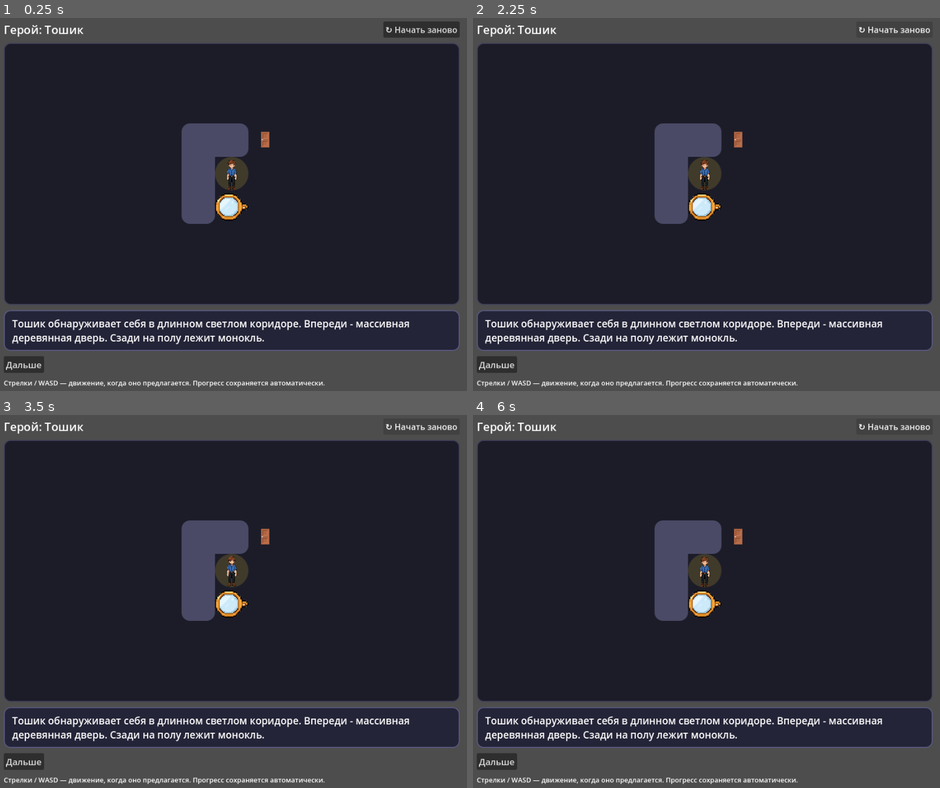
Above: before the commit, frames 1-4 (two rows, left to right).
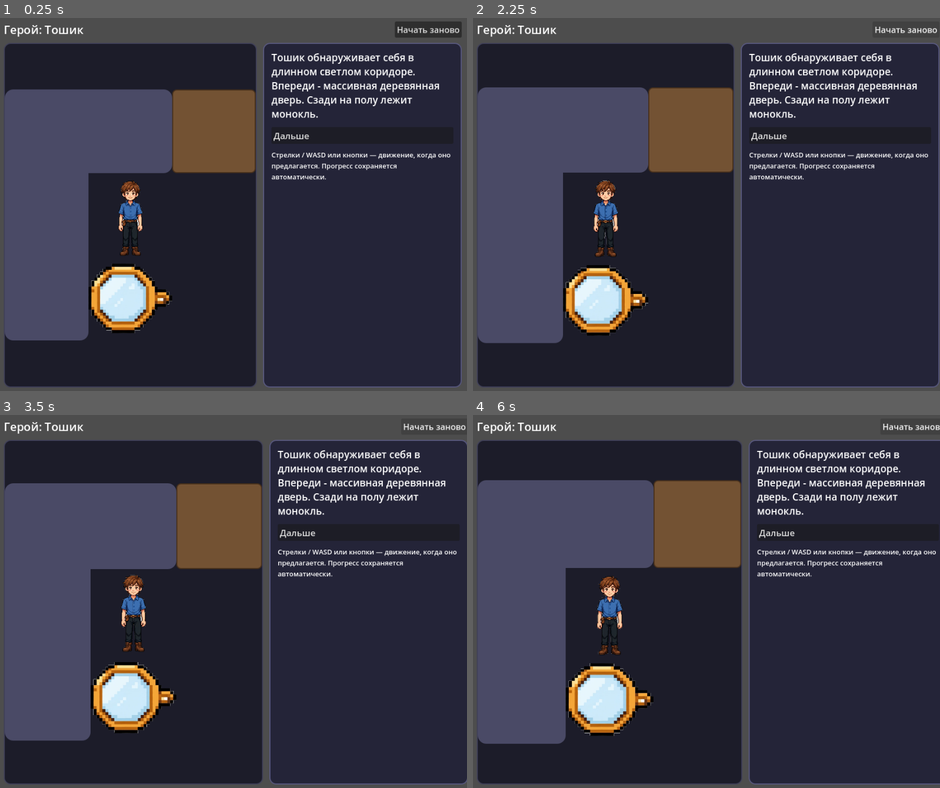
Above: after the commit, the same moments.

Repository: ssokratov/tnquest_godot
Game: Godot game, scene res://scenes/main.tscn
Same seed, same stepped clock (60 frames per second), same inputs: the game is played once before the commit and once after it.
Inputs:
- Up to frame 1 (0.25 s): no input
- Up to frame 2 (2.25 s): click "↻ Начать заново" (after the commit: "Начать заново") at 0.5 s; click "↻ Начать заново" (after the commit: "Начать заново") at 1.25 s; click "↻ Начать заново" (after the commit: "Начать заново") at 2 s
- Up to frame 3 (3.5 s): click "↻ Начать заново" (after the commit: "Начать заново") at 2.75 s
- Up to frame 4 (6 s): click "↻ Начать заново" (after the commit: "Начать заново") at 3.5 s; click "↻ Начать заново" (after the commit: "Начать заново") at 4.25 s; click "↻ Начать заново" (after the commit: "Начать заново") at 5 s; click "↻ Начать заново" (after the commit: "Начать заново") at 5.75 s

The runs differ from the first frame. In frame 1, 41% of the frame differs, in the area x 0-99%, y 0-100%; in frame 2, 42%; in frame 3, 43%; in frame 4, 44%, in the area x 0-100%, y 2-100%.

Commit message:
Fix web UI: sidebar layout, no-emoji chrome, physical WASD, sprite fringe cleanup

Diff:
--- a/scripts/main.gd
+++ b/scripts/main.gd
@@ -1,47 +1,66 @@
 extends Control
 ## UI for the tn2019quest Godot port, indie-quest style.
 ##
-## Layout, top to bottom:
-##   header (hero + restart) | scene panel (tile map) | dialog box |
-##   action chips + D-pad | hint.
+## Layout: header (hero + restart) on top; below it the game row with
+## the scene panel on the left and a sidebar on the right holding the
+## dialog text, answer buttons, inventory/journal buttons and the D-pad.
+## On narrow windows (phones, portrait) the sidebar moves under the
+## scene instead. The scene tiles scale to fill the scene panel, so the
+## sprites stay large on wide windows instead of sitting tiny in the
+## middle of an empty panel.
 ## Dialog photos are NOT a separate element below the text: they open as a
 ## modal card over the scene (dimmed background, image + text + answers
 ## inside the card), so the photo intercepts control until you answer.
 ##
-## Map tiles are drawn as panels (coloured by tile type) with a sprite or
-## an emoji inside. Sprite tiles animate: characters cycle 3 frames,
+## No emoji anywhere in the UI chrome: the web export has no system
+## font fallback, so emoji render as tofu boxes there (desktop builds
+## hide this via system fonts). Arrows are drawn procedurally as icon
+## textures, doors and marks are coloured panels, everything else is
+## plain text. Dialog and answer texts keep their emoji on desktop, but
+## on Web they are stripped (words remain) for the same reason.
+##
+## Map tiles are drawn as panels (coloured by tile type) with a sprite
+## inside. Sprite tiles animate: characters cycle 3 frames,
 ## fire cycles faster. Game logic lives in quest_engine.gd; progress is
 ## saved automatically after every answer (user://tn2019quest_save.json).
-## Controls: click an answer, or arrows / WASD for movement answers.
+## Controls: click an answer, or arrows / WASD for movement answers
+## (physical keys, so WASD also works on a Russian layout).
 
 const QuestEngineScript := preload("res://scripts/quest_engine.gd")
 var engine := QuestEngineScript.new()
 
+var vbox: VBoxContainer
+var game_row: HBoxContainer
 var hero_label: Label
+var scene_panel: PanelContainer
 var scene_grid: GridContainer
-var dialog_panel: PanelContainer
+var sidebar: PanelContainer
 var dialog_label: RichTextLabel
-var actions_box: FlowContainer
-var dpad_panel: PanelContainer
+var answers_box: VBoxContainer
+var dpad_block: VBoxContainer
 var dpad_buttons := {}
 var hint_label: Label
 var modal: Control
 var modal_image: TextureRect
 var modal_text: RichTextLabel
 var modal_answers: VBoxContainer
-var bottom_box: VBoxContainer
 
 var animated_tiles: Array = []
 var anim_time := 0.0
-
-const TILE_SIZE := 64
-const MOVE_LABELS := {
-	"t": "⬆️", "d": "⬇️", "l": "⬅️", "r": "➡️",
-	"i": "💼", "j": "📖",
-}
+var arrow_icons := {}
+var scene_cols := 0
+var scene_rows := 0
+var layout_narrow := false
+var layout_init_done := false
+
+const FALLBACK_CELL := 64
+const MIN_CELL := 40
+const NARROW_WIDTH := 760
+const SIDEBAR_WIDTH := 380
+const MOVE_CODES := ["t", "d", "l", "r", "i", "j"]
 const MOVE_WORDS := {
-	"t": "⬆️ Вверх", "d": "⬇️ Вниз", "l": "⬅️ Влево", "r": "➡️ Вправо",
-	"i": "💼 Инвентарь", "j": "📖 Журнал",
+	"t": "Вверх", "d": "Вниз", "l": "Влево", "r": "Вправо",
+	"i": "Инвентарь", "j": "Журнал",
 }
 const MOVE_KEYS := {
 	KEY_UP: "t", KEY_W: "t",
@@ -107,7 +126,7 @@
 	margin.add_theme_constant_override("margin_bottom", 10)
 	add_child(margin)
 
-	var vbox := VBoxContainer.new()
+	vbox = VBoxContainer.new()
 	vbox.add_theme_constant_override("separation", 10)
 	margin.add_child(vbox)
 
@@ -117,17 +136,25 @@
 	hero_label.add_theme_font_size_override("font_size", 22)
 	header.add_child(hero_label)
 	var reset := Button.new()
-	reset.text = "↻ Начать заново"
+	reset.text = "Начать заново"
 	reset.focus_mode = FOCUS_NONE
 	reset.pressed.connect(_on_reset)
 	header.add_child(reset)
 	vbox.add_child(header)
 
+	# Game row: scene on the left, sidebar on the right (wide windows).
+	game_row = HBoxContainer.new()
+	game_row.add_theme_constant_override("separation", 12)
+	game_row.size_flags_vertical = SIZE_EXPAND_FILL
+	game_row.size_flags_stretch_ratio = 1.2
+	vbox.add_child(game_row)
+
 	# Scene panel.
-	var scene_panel := PanelContainer.new()
+	scene_panel = PanelContainer.new()
+	scene_panel.size_flags_horizontal = SIZE_EXPAND_FILL
 	scene_panel.size_flags_vertical = SIZE_EXPAND_FILL
 	scene_panel.add_theme_stylebox_override("panel", _panel_style(Color(0.11, 0.11, 0.16), Color(0.25, 0.25, 0.35)))
-	vbox.add_child(scene_panel)
+	game_row.add_child(scene_panel)
 	var scene_center := CenterContainer.new()
 	scene_panel.add_child(scene_center)
 	scene_grid = GridContainer.new()
@@ -137,47 +164,68 @@
 	scene_grid.add_theme_constant_override("v_separation", 0)
 	scene_center.add_child(scene_grid)
 
-	# Bottom area (hidden while a photo modal is open).
-	bottom_box = VBoxContainer.new()
-	bottom_box.add_theme_constant_override("separation", 10)
-	vbox.add_child(bottom_box)
-
-	dialog_panel = PanelContainer.new()
-	dialog_panel.add_theme_stylebox_override("panel", _panel_style(Color(0.14, 0.14, 0.22), Color(0.35, 0.35, 0.5)))
-	bottom_box.add_child(dialog_panel)
-	var dialog_margin := MarginContainer.new()
-	dialog_margin.add_theme_constant_override("margin_left", 14)
-	dialog_margin.add_theme_constant_override("margin_right", 14)
-	dialog_margin.add_theme_constant_override("margin_top", 10)
-	dialog_margin.add_theme_constant_override("margin_bottom", 10)
-	dialog_panel.add_child(dialog_margin)
+	# Sidebar (hidden while a photo modal is open): dialog, answers,
+	# inventory/journal buttons, D-pad, hint — all scrollable.
+	sidebar = PanelContainer.new()
+	sidebar.add_theme_stylebox_override("panel", _panel_style(Color(0.14, 0.14, 0.22), Color(0.35, 0.35, 0.5)))
+	sidebar.custom_minimum_size = Vector2(SIDEBAR_WIDTH, 0)
+	sidebar.size_flags_vertical = SIZE_EXPAND_FILL
+	game_row.add_child(sidebar)
+	var sidebar_margin := MarginContainer.new()
+	sidebar_margin.add_theme_constant_override("margin_left", 14)
+	sidebar_margin.add_theme_constant_override("margin_right", 14)
+	sidebar_margin.add_theme_constant_override("margin_top", 12)
+	sidebar_margin.add_theme_constant_override("margin_bottom", 12)
+	sidebar.add_child(sidebar_margin)
+	var sidebar_scroll := ScrollContainer.new()
+	sidebar_scroll.size_flags_horizontal = SIZE_EXPAND_FILL
+	sidebar_scroll.size_flags_vertical = SIZE_EXPAND_FILL
+	sidebar_scroll.horizontal_scroll_mode = ScrollContainer.SCROLL_MODE_DISABLED
+	sidebar_margin.add_child(sidebar_scroll)
+	var sidebar_box := VBoxContainer.new()
+	sidebar_box.size_flags_horizontal = SIZE_EXPAND_FILL
+	sidebar_box.add_theme_constant_override("separation", 12)
+	sidebar_scroll.add_child(sidebar_box)
+
 	dialog_label = RichTextLabel.new()
 	dialog_label.bbcode_enabled = true
 	_set_fit_content(dialog_label)
 	dialog_label.add_theme_font_size_override("normal_font_size", 19)
-	dialog_margin.add_child(dialog_label)
-
-	# Actions (text answers) + D-pad row.
-	var row := HBoxContainer.new()
-	row.add_theme_constant_override("separation", 12)
-	bottom_box.add_child(row)
-	actions_box = FlowContainer.new()
-	actions_box.size_flags_horizontal = SIZE_EXPAND_FILL
-	actions_box.add_theme_constant_override("h_separation", 8)
-	actions_box.add_theme_constant_override("v_separation", 8)
-	row.add_child(actions_box)
-
-	dpad_panel = PanelContainer.new()
-	dpad_panel.add_theme_stylebox_override("panel", _panel_style(Color(0.14, 0.14, 0.22), Color(0.3, 0.3, 0.45), 10))
-	row.add_child(dpad_panel)
+	dialog_label.size_flags_horizontal = SIZE_EXPAND_FILL
+	sidebar_box.add_child(dialog_label)
+
+	answers_box = VBoxContainer.new()
+	answers_box.add_theme_constant_override("separation", 8)
+	answers_box.size_flags_horizontal = SIZE_EXPAND_FILL
+	sidebar_box.add_child(answers_box)
+
+	# D-pad block: inventory/journal as text buttons above the arrow pad.
+	dpad_block = VBoxContainer.new()
+	dpad_block.add_theme_constant_override("separation", 8)
+	dpad_block.size_flags_horizontal = SIZE_EXPAND_FILL
+	sidebar_box.add_child(dpad_block)
+	var inv_row := HBoxContainer.new()
+	inv_row.add_theme_constant_override("separation", 8)
+	dpad_block.add_child(inv_row)
+	for code in ["i", "j"]:
+		var button := Button.new()
+		button.text = MOVE_WORDS[code]
+		button.size_flags_horizontal = SIZE_EXPAND_FILL
+		button.focus_mode = FOCUS_NONE
+		button.add_theme_font_size_override("font_size", 16)
+		button.pressed.connect(_on_move.bind(code))
+		inv_row.add_child(button)
+		dpad_buttons[code] = button
+	var dpad_center := CenterContainer.new()
+	dpad_block.add_child(dpad_center)
 	var dpad := GridContainer.new()
 	dpad.columns = 3
 	dpad.add_theme_constant_override("h_separation", 4)
 	dpad.add_theme_constant_override("v_separation", 4)
-	dpad_panel.add_child(dpad)
-	# Row 1: inventory / up / journal; row 2: left / centre / right;
+	dpad_center.add_child(dpad)
+	# Row 1: (empty) / up / (empty); row 2: left / centre / right;
 	# row 3: (empty) / down / (empty).
-	var dpad_layout := ["i", "t", "j", "l", "", "r", "", "d", ""]
+	var dpad_layout := ["", "t", "", "l", "", "r", "", "d", ""]
 	for code in dpad_layout:
 		if code == "":
 			var spacer := Control.new()
@@ -185,20 +233,119 @@
 			dpad.add_child(spacer)
 		else:
 			var button := Button.new()
-			button.text = MOVE_LABELS[code]
+			button.icon = _arrow_icon(code)
+			button.expand_icon = true
 			button.custom_minimum_size = Vector2(52, 52)
 			button.focus_mode = FOCUS_NONE
-			button.add_theme_font_size_override("font_size", 22)
 			button.pressed.connect(_on_move.bind(code))
 			dpad.add_child(button)
 			dpad_buttons[code] = button
 
 	hint_label = Label.new()
-	hint_label.text = "Стрелки / WASD — движение, когда оно предлагается. Прогресс сохраняется автоматически."
+	hint_label.text = "Стрелки / WASD или кнопки — движение, когда оно предлагается. Прогресс сохраняется автоматически."
+	hint_label.autowrap_mode = TextServer.AUTOWRAP_WORD_SMART
 	hint_label.add_theme_font_size_override("font_size", 13)
-	bottom_box.add_child(hint_label)
+	hint_label.size_flags_horizontal = SIZE_EXPAND_FILL
+	sidebar_box.add_child(hint_label)
 
 	_build_modal()
+	get_viewport().size_changed.connect(_on_viewport_resized)
+	call_deferred("_update_layout_mode")
+	call_deferred("_apply_cell_size")
+
+
+# --- procedural arrow icons (font-independent, so Web never shows tofu) ---
+
+func _in_triangle(px: float, py: float, ax: float, ay: float, bx: float, by: float, cx: float, cy: float) -> bool:
+	var d1 := (px - bx) * (ay - by) - (ax - bx) * (py - by)
+	var d2 := (px - cx) * (by - cy) - (bx - cx) * (py - cy)
+	var d3 := (px - ax) * (cy - ay) - (cx - ax) * (py - ay)
+	var has_neg := (d1 < 0) or (d2 < 0) or (d3 < 0)
+	var has_pos := (d1 > 0) or (d2 > 0) or (d3 > 0)
+	return not (has_neg and has_pos)
+
+
+func _arrow_icon(code: String) -> Texture2D:
+	if code in arrow_icons:
+		return arrow_icons[code]
+	var s := 96
+	var img := Image.create(s, s, false, Image.FORMAT_RGBA8)
+	var col := Color(0.87, 0.89, 0.95, 1)
+	for y in s:
+		for x in s:
+			var inside := false
+			match code:
+				"t":
+					inside = _in_triangle(x, y, 48, 8, 16, 48, 80, 48) or (x >= 38 and x <= 58 and y >= 48 and y <= 88)
+				"d":
+					inside = _in_triangle(x, y, 48, 88, 16, 48, 80, 48) or (x >= 38 and x <= 58 and y >= 8 and y <= 48)
+				"l":
+					inside = _in_triangle(x, y, 8, 48, 48, 16, 48, 80) or (y >= 38 and y <= 58 and x >= 48 and x <= 88)
+				"r":
+					inside = _in_triangle(x, y, 88, 48, 48, 16, 48, 80) or (y >= 38 and y <= 58 and x >= 8 and x <= 48)
+			if inside:
+				img.set_pixel(x, y, col)
+	var tex := ImageTexture.create_from_image(img)
+	arrow_icons[code] = tex
+	return tex
+
+
+# --- responsive layout + scene scaling --------------------------------------
+
+func _notification(what: int) -> void:
+	if what == NOTIFICATION_RESIZED:
+		call_deferred("_update_layout_mode")
+		call_deferred("_apply_cell_size")
+
+
+func _on_viewport_resized() -> void:
+	_update_layout_mode()
+	_apply_cell_size()
+
+
+func _update_layout_mode() -> void:
+	if sidebar == null or game_row == null or vbox == null:
+		return
+	var narrow := get_viewport_rect().size.x < NARROW_WIDTH
+	if layout_init_done and narrow == layout_narrow:
+		return
+	layout_narrow = narrow
+	layout_init_done = true
+	if narrow:
+		# Controls under the scene: sidebar leaves the game row and
+		# becomes the vbox's last child, sharing vertical space.
+		if sidebar.get_parent() == game_row:
+			game_row.remove_child(sidebar)
+		if sidebar.get_parent() != vbox:
+			vbox.add_child(sidebar)
+		sidebar.custom_minimum_size = Vector2(0, 0)
+		sidebar.size_flags_horizontal = SIZE_EXPAND_FILL
+		sidebar.size_flags_vertical = SIZE_EXPAND_FILL
+		sidebar.size_flags_stretch_ratio = 0.9
+		game_row.size_flags_stretch_ratio = 1.2
+	else:
+		if sidebar.get_parent() == vbox:
+			vbox.remove_child(sidebar)
+		if sidebar.get_parent() != game_row:
+			game_row.add_child(sidebar)
+		sidebar.custom_minimum_size = Vector2(SIDEBAR_WIDTH, 0)
+		sidebar.size_flags_horizontal = SIZE_FILL
+		sidebar.size_flags_vertical = SIZE_EXPAND_FILL
+		sidebar.size_flags_stretch_ratio = 1.0
+		game_row.size_flags_stretch_ratio = 1.0
+	call_deferred("_apply_cell_size")
+
+
+func _apply_cell_size() -> void:
+	if scene_grid == null or scene_panel == null or scene_cols <= 0 or scene_rows <= 0:
+		return
+	var cell := FALLBACK_CELL
+	var avail := scene_panel.size
+	if avail.x > 0 and avail.y > 0:
+		cell = int(min(avail.x / scene_cols, avail.y / scene_rows))
+		cell = max(cell, MIN_CELL)
+	for child in scene_grid.get_children():
+		child.custom_minimum_size = Vector2(cell, cell)
 
 
 func _set_fit_content(label: RichTextLabel) -> void:
@@ -283,22 +430,19 @@
 
 func _cell_style(emoji: String, is_player: bool, up_same: bool, down_same: bool, left_same: bool, right_same: bool) -> StyleBoxFlat:
 	# Styled by emoji, because the engine's visible window is emoji-only.
-	# Wall/road share one emoji each, which is all merging needs.
-	if is_player:
-		# Soft round glow behind the hero, not a square frame.
-		var glow := StyleBoxFlat.new()
-		glow.bg_color = Color(1, 0.85, 0.2, 0.16)
-		glow.corner_radius_top_left = 32
-		glow.corner_radius_top_right = 32
-		glow.corner_radius_bottom_left = 32
-		glow.corner_radius_bottom_right = 32
-		return glow
+	# Wall/road share one emoji each, which is all merging needs. No
+	# emoji glyph is ever drawn as text: doors and marks are coloured
+	# panels, so the web build cannot show tofu for them.
 	if emoji == "⬛️":
 		return _merged_style(Color(0.29, 0.29, 0.4), up_same, down_same, left_same, right_same)
 	if emoji == "🕳":
 		return _merged_style(Color(0.24, 0.24, 0.33), up_same, down_same, left_same, right_same)
-	# Everything else (floor, characters, items, doors) sits directly on
-	# the scene panel's background: no tile, no frame.
+	if emoji == "🚪":
+		return _panel_style(Color(0.45, 0.32, 0.2), Color(0.28, 0.19, 0.11), 8)
+	if emoji == "✖️":
+		return _panel_style(Color(0.2, 0.17, 0.26), Color(0, 0, 0, 0), 10)
+	# Everything else (floor, hero, characters, items) sits directly on
+	# the scene panel's background: no tile, no frame, no glow ring.
 	return _panel_style(Color(0, 0, 0, 0), Color(0, 0, 0, 0), 0)
 
 
@@ -321,7 +465,7 @@
 func _refresh() -> void:
 	var dlg := engine.current_dialog()
 	hero_label.text = "Герой: " + engine.hero_name()
-	var message := _markdown_to_bbcode(engine.current_message())
+	var message := _markdown_to_bbcode(_strip_emoji(engine.current_message()))
 	var answers := engine.available_answers()
 	var has_photo := "photo" in dlg
 
@@ -330,13 +474,15 @@
 		child.queue_free()
 	animated_tiles = []
 	var tiles: Array = engine.visible_tiles()
-	scene_grid.columns = tiles[0].size()
+	scene_cols = tiles[0].size()
+	scene_rows = tiles.size()
+	scene_grid.columns = scene_cols
 	var centre := tiles.size() / 2
 	var dlg_hero: String = dlg.get("player_icon", "O")
 	for y in tiles.size():
 		for x in tiles[y].size():
 			var cell := PanelContainer.new()
-			cell.custom_minimum_size = Vector2(TILE_SIZE, TILE_SIZE)
+			cell.custom_minimum_size = Vector2(FALLBACK_CELL, FALLBACK_CELL)
 			var is_player: bool = x == centre and y == centre
 			var emoji: String = tiles[y][x]
 			var same := func(nx: int, ny: int) -> bool:
@@ -348,9 +494,10 @@
 				same.call(x, y - 1), same.call(x, y + 1),
 				same.call(x - 1, y), same.call(x + 1, y)))
 			scene_grid.add_child(cell)
-			# Walls, roads and bare floor are pure background shapes:
-			# nothing is drawn inside them.
-			if not is_player and emoji in ["⬛️", "🕳", "▫️"]:
+			# Walls, roads, bare floor, doors and marks are pure
+			# background shapes: nothing is drawn inside them (their
+			# emoji are never rendered as text, so no tofu on Web).
+			if not is_player and emoji in ["⬛️", "🕳", "▫️", "🚪", "✖️"]:
 				continue
 			if is_player:
 				var frames := _sprite_frames(SPRITES.get(dlg_hero, "toshik"))
@@ -386,9 +533,11 @@
 				else:
 					_add_emoji_cell(cell, tiles[y][x])
 
-	# Bottom UI vs photo modal.
+	_apply_cell_size()
+
+	# Sidebar vs photo modal.
 	if has_photo:
-		bottom_box.visible = false
+		sidebar.visible = false
 		# No size cap here any more: the TextureRect expands to fill the
 		# card (minus text and answers) and scales the photo up or down
 		# to fit, keeping its aspect ratio.
@@ -407,13 +556,13 @@
 		modal.visible = true
 	else:
 		modal.visible = false
-		bottom_box.visible = true
+		sidebar.visible = true
 		dialog_label.text = message
-		for child in actions_box.get_children():
+		for child in answers_box.get_children():
 			child.queue_free()
 		var has_move := false
 		for answer in answers:
-			if answer["message"] in MOVE_LABELS:
+			if answer["message"] in MOVE_CODES:
 				has_move = true
 			else:
 				var button := Button.new()
@@ -422,8 +571,8 @@
 				button.alignment = HORIZONTAL_ALIGNMENT_LEFT
 				button.add_theme_font_size_override("font_size", 17)
 				button.pressed.connect(_on_answer.bind(answer))
-				actions_box.add_child(button)
-		dpad_panel.visible = has_move
+				answers_box.add_child(button)
+		dpad_block.visible = has_move
 		for code in dpad_buttons:
 			var found := false
 			for answer in answers:
@@ -458,7 +607,25 @@
 func _answer_label(message: String) -> String:
 	if message in MOVE_WORDS:
 		return MOVE_WORDS[message]
-	return message.replace("*", "").replace("_", "")
+	return _strip_emoji(message).replace("*", "").replace("_", "").strip_edges()
+
+
+# On Web there is no system font fallback, so any emoji in a dialog or
+# answer text renders as a tofu box. Strip emoji codepoints there (the
+# words stay); on desktop the texts are shown untouched, emoji included.
+func _strip_emoji(text: String) -> String:
+	if OS.get_name() != "Web":
+		return text
+	var out := ""
+	for i in text.length():
+		var cp := text.unicode_at(i)
+		if cp == 0x200D or (cp >= 0xFE00 and cp <= 0xFE0F) \
+				or (cp >= 0x2600 and cp <= 0x27BF) \
+				or (cp >= 0x2B00 and cp <= 0x2BFF) \
+				or (cp >= 0x1F000 and cp <= 0x1FAFF):
+			continue
+		out += text[i]
+	return out.replace("  ", " ")
 
 
 func _on_answer(answer: Dictionary) -> void:
@@ -482,7 +649,16 @@
 
 func _input(event: InputEvent) -> void:
 	if event is InputEventKey and event.pressed and not event.echo:
-		var key := (event as InputEventKey).keycode
+		var ev := event as InputEventKey
+		# Physical key, not logical keycode: with a Russian layout the
+		# same physical key produces Ц instead of W, so keycode-based
+		# WASD silently stops working. Physical keys are layout-free
+		# (and identical to keycode for arrows). Defining the actions
+		# in project settings would need the same physical_keycode
+		# values, so the fix belongs here either way.
+		var key := ev.physical_keycode
+		if key == 0:
+			key = ev.keycode
 		if key in MOVE_KEYS:
 			_on_move(MOVE_KEYS[key])
 
